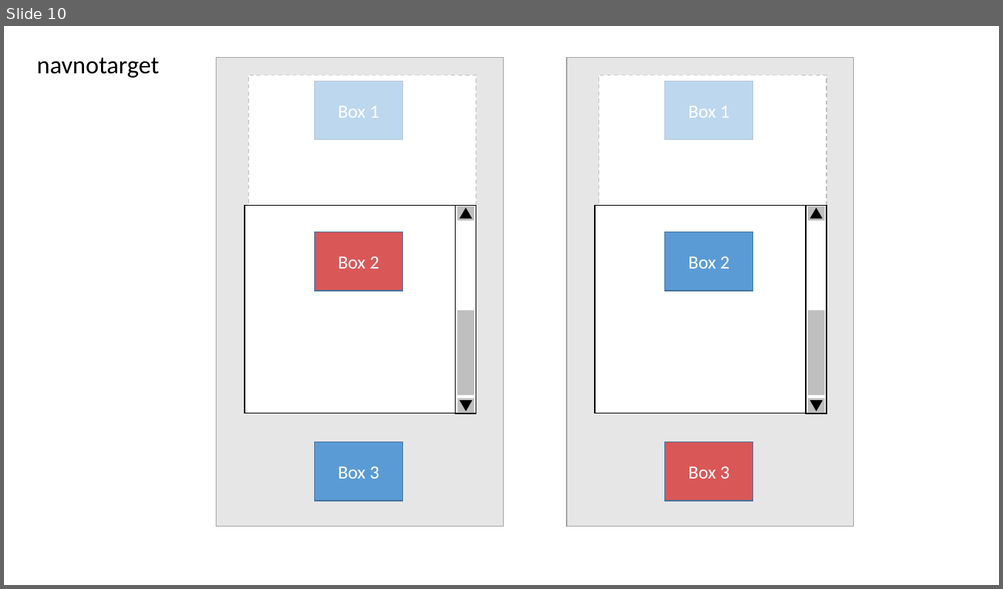
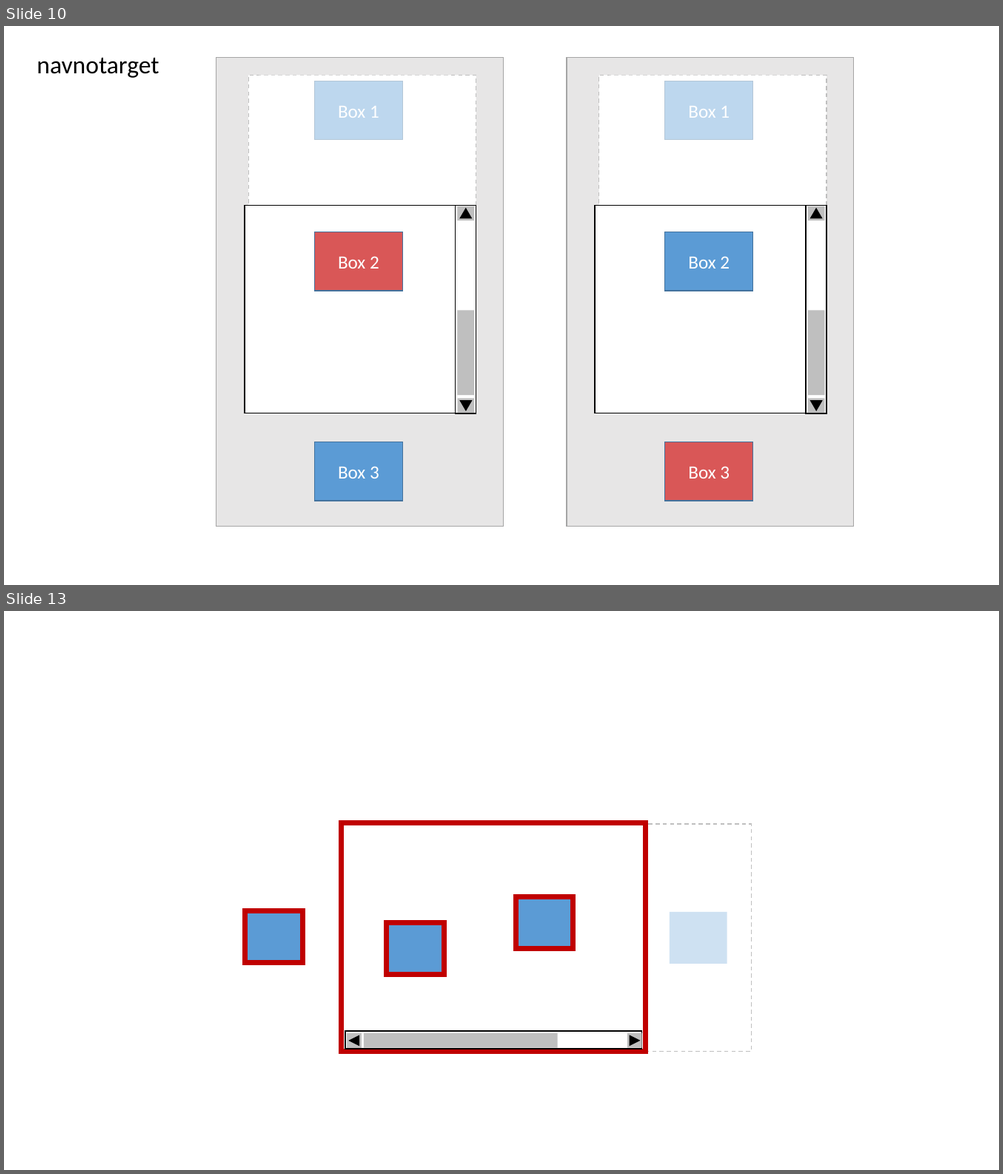
Before and after one commit to salute-developers/spatial-navigation, a slide deck: docs/images_of_spec.pptx. Shown one above the other, each under a label of ours: slide 10 before the commit, slides 10 and 13 after it; the slides between them are not shown. The pictures are 1003x589 and 1003x1174 pixels, drawn with LibreOffice and Linux fonts; fonts in the diff are those of the drawing. Boxes give left, top, right and bottom in pixels: in the first picture for what was removed or moved away, otherwise in the second. Text is boxed around its words. In the diff, an @@ line names an element or a change of style, - is before the commit and + after.

```diff
--- a/docs/images_of_spec.pptx
+++ b/docs/images_of_spec.pptx
@@ slide 13 added at (4, 611, 999, 1170), background #FFFFFF @@
@@ rectangle added at (341, 824, 751, 1052), fill #FFFFFF, outline #BFBFBF 1 pt dashed @@
@@ rectangle added at (341, 823, 645, 1052), fill #FFFFFF, outline #C00000 5 pt @@
@@ rectangle added at (516, 897, 573, 950), fill #5B9BD5, outline #C00000 5 pt @@
@@ rectangle added at (657, 892, 739, 982), fill #FFFFFF at 70% opacity @@
@@ rectangle added at (245, 911, 302, 964), fill #5B9BD5, outline #C00000 5 pt @@
@@ rectangle added at (669, 912, 727, 965), fill #5B9BD5 @@
@@ rectangle added at (387, 923, 444, 976), fill #5B9BD5, outline #C00000 5 pt @@
@@ rectangle added at (345, 1032, 642, 1050), fill #FFFFFF, outline #000000 1 pt @@
@@ rectangle added at (347, 1034, 361, 1048), fill #BFBFBF @@
@@ triangle added at (349, 1036, 360, 1047), fill #000000 @@
@@ rectangle added at (364, 1034, 558, 1048), fill #BFBFBF @@
@@ rectangle added at (627, 1034, 642, 1048), fill #BFBFBF @@
@@ triangle added at (629, 1036, 640, 1047), fill #000000 @@
```
Also in this commit, not shown: 5 other slides added.
